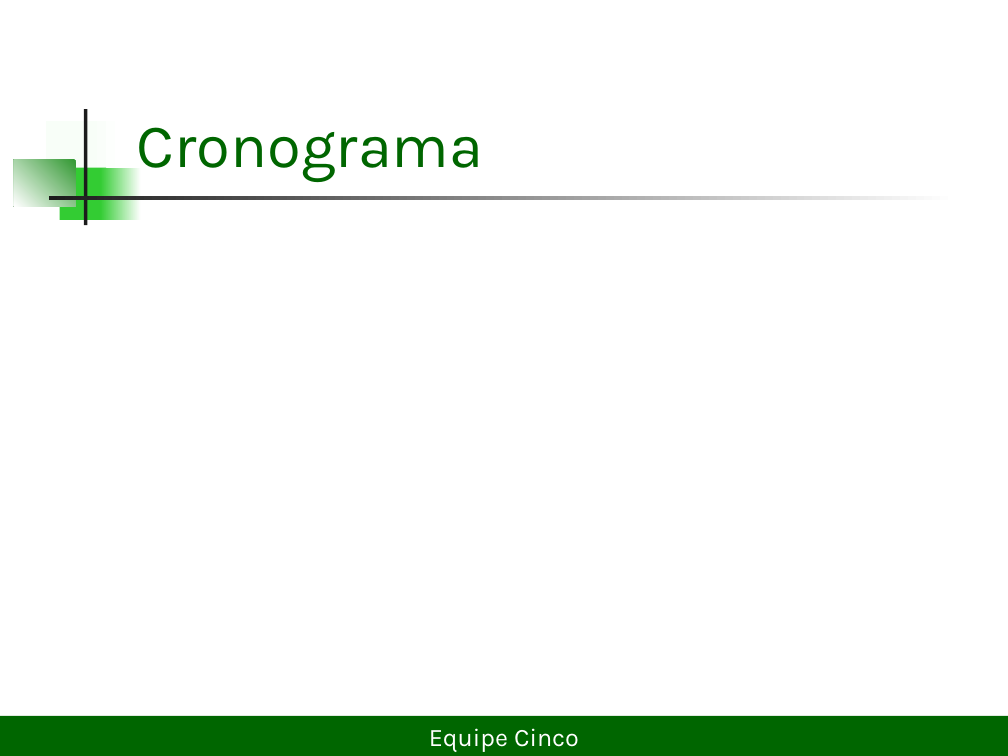
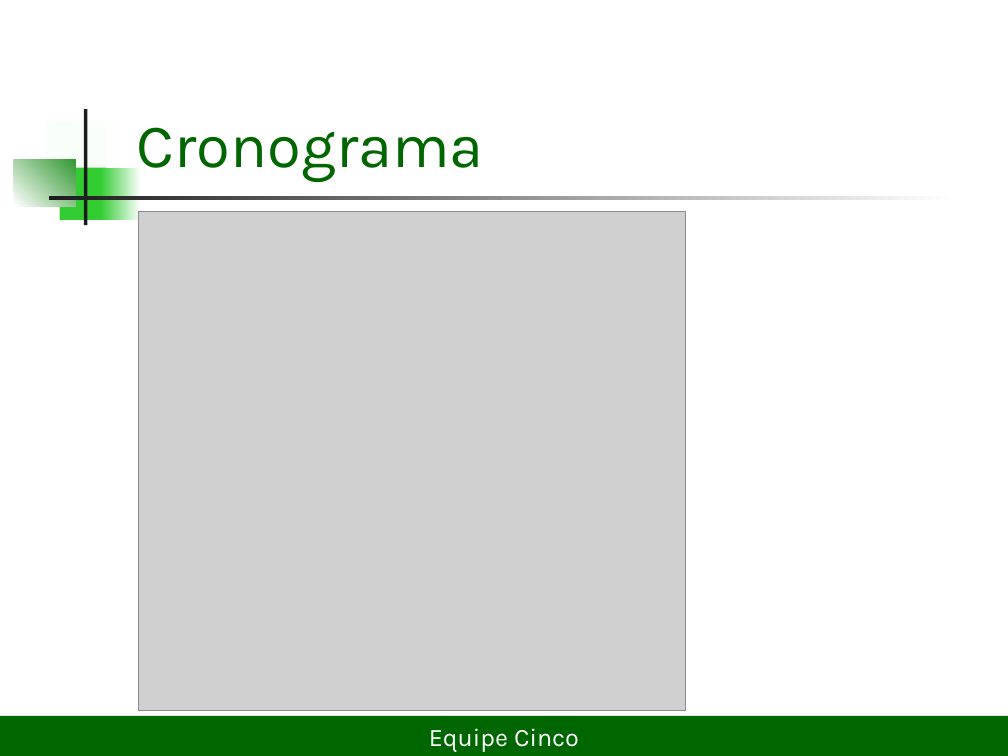
Before and after one commit to lDarthKill/xadrez-es2-compuff, a slide deck: slide 10 of Documentos/Projeto Xadrez.ppt (slide 7 before the commit). Drawn at 1008x756 pixels with LibreOffice and Linux fonts; fonts in the diff are those of the drawing; grey boxes stand for pictures. Boxes give left, top, right and bottom in pixels: in the first picture for what was removed or moved away, otherwise in the second. Text is boxed around its words. In the diff, an @@ line names an element or a change of style, - is before the commit and + after.

```diff
--- a/Documentos/Projeto Xadrez.ppt
+++ b/Documentos/Projeto Xadrez.ppt
@@ rectangle at <box>101,167,141,220</box>: fill gradient #FFFFFF to #33CC33 to gradient #33CC33 to #FFFFFF @@
@@ picture added at <box>139,212,686,712</box> @@
```
Also in this commit, not shown: 5 other slides changed, 11 slides added, 1 slide removed, 6 other files.
